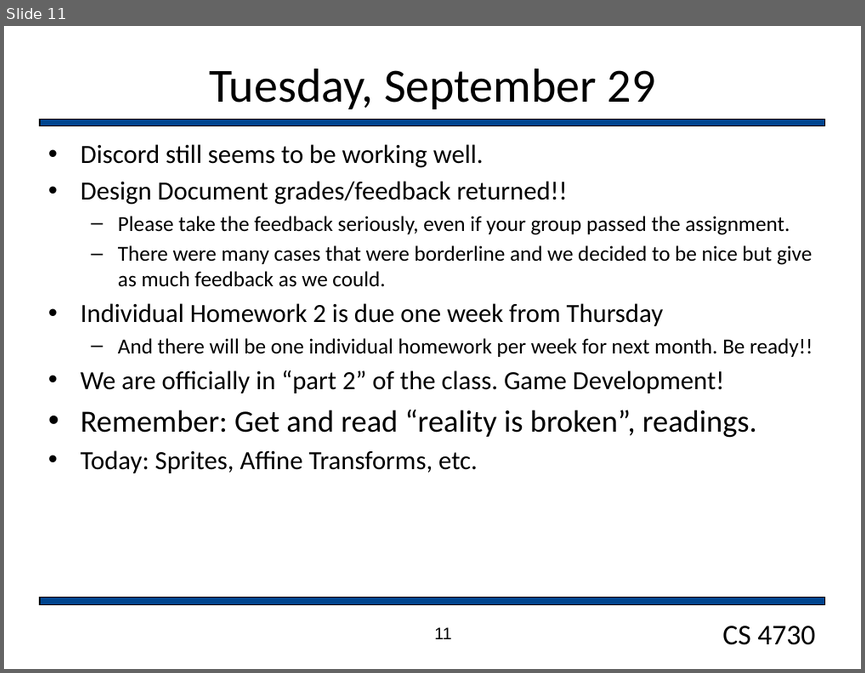
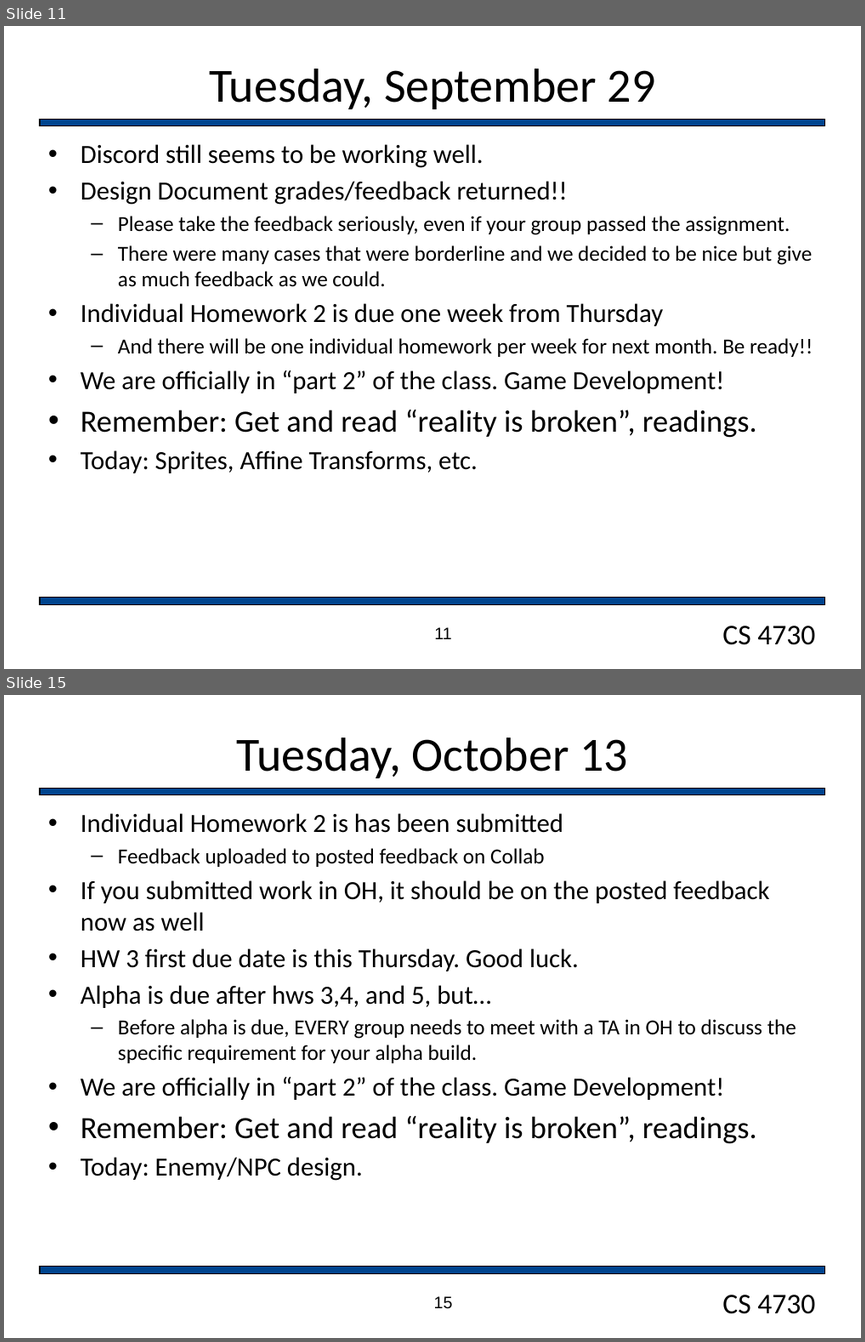
Before and after one commit to markfloryan/gamedesign, a slide deck: slides/dailyAnnouncements.pptx. Shown one above the other, each under a label of ours: slide 11 before the commit, slides 11 and 15 after it; the slides between them are not shown. The pictures are 865x673 and 865x1342 pixels, drawn with LibreOffice and Linux fonts; fonts in the diff are those of the drawing; background and template pictures are left out. Boxes give left, top, right and bottom in pixels: in the first picture for what was removed or moved away, otherwise in the second. Text is boxed around its words. In the diff, an @@ line names an element or a change of style, - is before the commit and + after.

```diff
--- a/slides/dailyAnnouncements.pptx
+++ b/slides/dailyAnnouncements.pptx
@@ slide 15 added at [4,695,861,1338], background #FFFFFF; not listed: 3 template elements that a slide beside it also shows @@
@@ title added at [237,737,628,778], 40 pt, text #000000 @@
+Tuesday, October 13
@@ text added at [80,813,796,1180], 22 pt, text #000000 @@
+• Individual Homework 2 is has been submitted
+  – Feedback uploaded to posted feedback on Collab
+• If you submitted work in OH, it should be on the posted feedback now as well
+• HW 3 first due date is this Thursday. Good luck.
+• Alpha is due after hws 3,4, and 5, but…
+  – Before alpha is due, EVERY group needs to meet with a TA in OH to discuss the specific requirement for your alpha build.
+• We are officially in “part 2” of the class. Game Development!
+• Remember: Get and read “reality is broken”, readings.
+• Today: Enemy/NPC design.
@@ page number added at [434,1296,453,1309], 14 pt, text #000000 @@
+15
```
Also in this commit, not shown: 3 other slides added, 7 other files.
